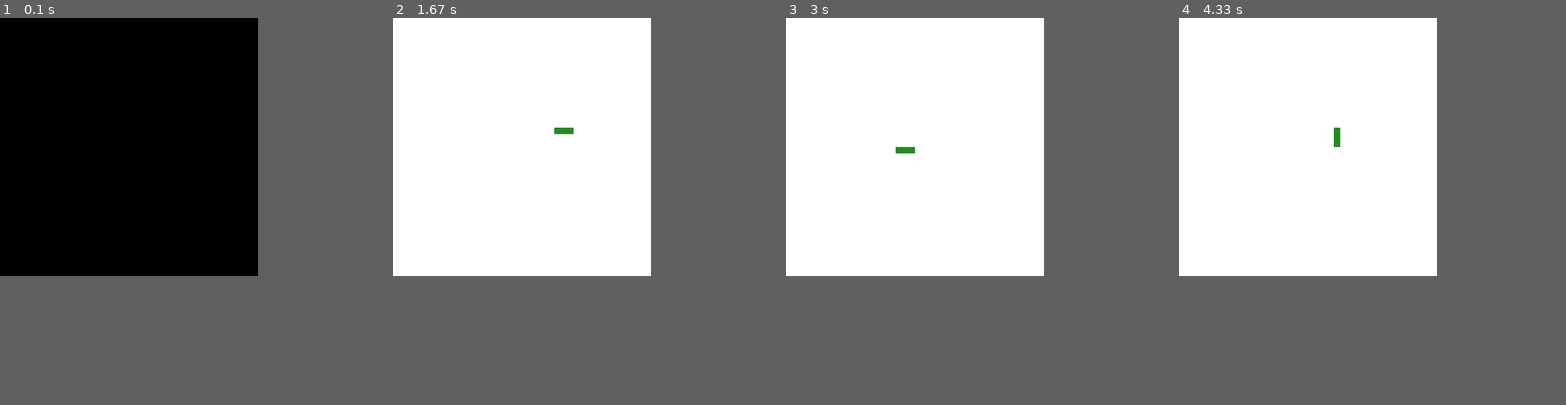
Above: before the commit, frames 1-4 (left to right).
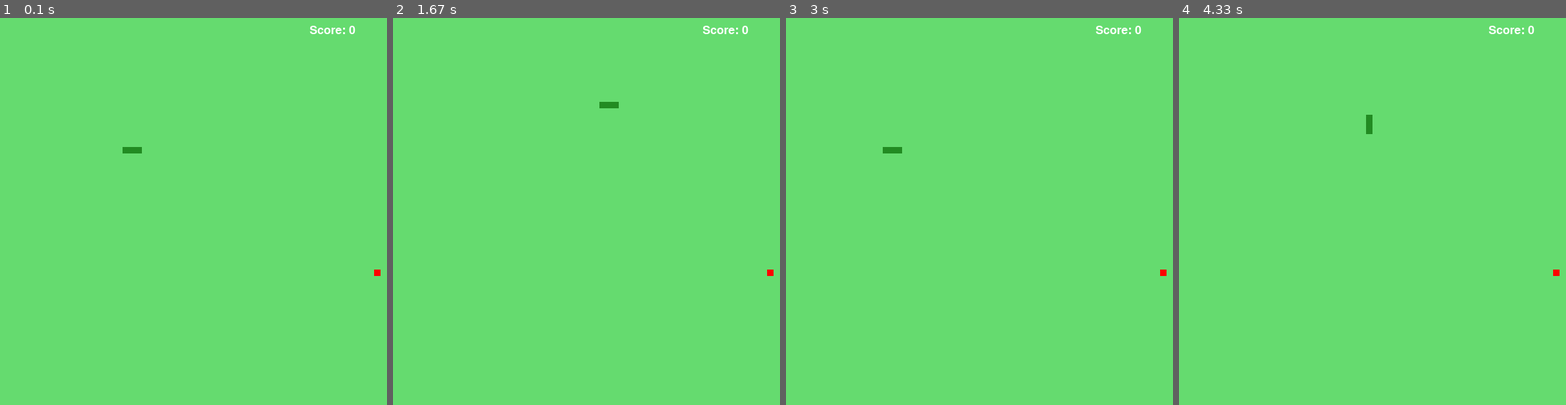
Above: after the commit, the same moments.

Repository: fernandayukimi/projeto_pygame
Game: pygame game, started from jogador2.py
The game is run twice, just before and just after one commit, with the same random seed, the same clock (stepped at 60 frames per second) and the same inputs.
Inputs:
- Up to frame 1 (0.1 s): no input
- Up to frame 2 (1.67 s): hold Right 0.33-0.8 s; hold Up 0.83-1.13 s; hold Right 1.17-1.63 s
- Up to frame 3 (3 s): hold Left 1.67-2.2 s; hold Down 2.23-2.53 s; hold Left 2.57-2.97 s
- Up to frame 4 (4.33 s): hold Up 3-3.37 s; hold Right 3.4-4.03 s; hold Down from 4.07 s (still down)
In our replay, the window is 400x400 before the commit and 600x600 after it. These sizes can differ from the game's own. Grey fills any space a smaller window leaves; there, only what the larger window draws over its background counts as a difference.

The runs differ from the first frame. In frame 1, 45% of the frame differs, in the area x 0-99%, y 0-67%; in frame 2, 45%; in frame 3, 45%; in frame 4, 45%.

Commit message:
jogo atualizado

Diff:
--- a/jogador2.py
+++ b/jogador2.py
@@ -1,22 +1,29 @@
+#importações
 import pygame
 import random
 from pygame.locals import *
 
-'''def on_grid_random():
+
+#surgimento aleatorio das maçãs e colisão com a maçã
+def on_grid_random():
     x = random.randint(0,59)
     y = random.randint(0,59)
     return (x * 10, y * 10)
 def collision(c1, c2):
     return (c1 [0]== c2[0] and (c1[1] == c2[1]))
 
+
+
 UP = 0
 RIGHT = 1
 DOWN = 2
 LEFT = 3
 
-
+#skin do personagem: que no caso é um dragão
 pygame.init()
-screen = pygame.display.set_mode((600, 600))
+altura = 600
+largura = 600
+screen = pygame.display.set_mode((altura, largura))
 pygame.display.set_caption('dragao')
 
 
@@ -41,7 +48,7 @@
 
 game_over = False
 while not game_over:
-    Clock.tick(10)
+    Clock.tick(20)
     for event in pygame.event.get():
         if event.type == QUIT:
             pygame.quit()
@@ -59,7 +66,7 @@
         apple_pos = on_grid_random()
         dragao.append((0,0))
         score = score + 1
-    if dragao[0][0] == 600 or dragao[0][1] == 600 or dragao [0][0]< 0 or dragao [0][1] < 0:
+    if dragao[0][0] == largura or dragao[0][1] == largura or dragao [0][0]< 0 or dragao [0][1] < 0:
         game_over = True
         break
 
@@ -83,139 +90,26 @@
     if my_direction == LEFT:
         dragao[0] = (dragao[0][0]-10, dragao[0][1])
 
-    screen.fill((255,255,255))
+    screen.fill((101, 219, 111))
     screen.blit(apple, apple_pos)
-
-    for x in range(0,600,10):
-        pygame.draw.line(screen, (40,40,40), (x,0), (x, 600))
-    for y in range (0,600,10):
-        pygame.draw.line(screen, (40,40,40), (0,y), (600, y))
 
     score_font = font.render('Score: %s' % (score), True, (255,255,255))
     score_rect = score_font.get_rect()
-    score_rect.topleft = (600 - 120,10)
+    score_rect.topleft = (altura - 120,10)
     screen.blit(score_font,score_rect)
 
     for pos in dragao:
         screen.blit(dragao_skin,pos)
     pygame.display.update()
 
+#gameover
 while True:
-    game_over_font = pygame.font.Font('freesansbold.ttf', 75)
-    game_over_screen = game_over_font.render('Game Over', True, (0,0,0))
+    game_over_font = pygame.font.Font('freesansbold.ttf', 65)
+    game_over_screen = game_over_font.render('Game Over', True, (
+255, 255, 255
+))
     game_over_rect = game_over_screen.get_rect()
-    game_over_rect.midtop = (600 / 2, 10)
-    screen.blit(game_over_screen, game_over_rect)
-    pygame.display.update()
-    pygame.time.wait(500)
-    while True:
-        for event in pygame.event.get():
-            if event.type == QUIT:
-                pygame.quit()
-                exit()'''
-
-import pygame
-import random
-from pygame.locals import *
-
-def on_grid_random():
-    x = random.randint(0,59)
-    y = random.randint(0,59)
-    return (x * 10, y * 10)
-def collision(c1, c2):
-    return (c1 [0]== c2[0] and (c1[1] == c2[1]))
-
-UP = 0
-RIGHT = 1
-DOWN = 2
-LEFT = 3
-
-
-pygame.init()
-screen = pygame.display.set_mode((400, 400))
-pygame.display.set_caption('dragao')
-
-
-dragao = [(200, 200), (210, 200), (220, 200)]
-dragao_skin = pygame.Surface((10, 10))
-dragao_skin.fill((34,139,34))
-
-#maçã
-apple_pos = on_grid_random()
-apple = pygame.Surface ((10,10))
-apple.fill((255,0,0))
-
-
-my_direction = LEFT
-
-
-Clock = pygame.time.Clock()
-
-
-font = pygame .font.Font('freesansbold.ttf', 18)
-score = 0
-
-game_over = False
-while not game_over:
-    Clock.tick(10)
-    for event in pygame.event.get():
-        if event.type == QUIT:
-            pygame.quit()
-            exit()
-        if event.type == KEYDOWN:
-            if event.key == K_UP:
-                my_direction = UP
-            if event.key == K_DOWN:
-                my_direction = DOWN
-            if event.key == K_LEFT:
-                my_direction = LEFT
-            if event.key == K_RIGHT:
-                my_direction = RIGHT
-    if collision (dragao[0], apple_pos):
-        apple_pos = on_grid_random()
-        dragao.append((0,0))
-        score = score + 1
-    if dragao[0][0] == 600 or dragao[0][1] == 600 or dragao [0][0]< 0 or dragao [0][1] < 0:
-        game_over = True
-        break
-
-    for i in range(1, len(dragao) -1):
-        if dragao[0][0] == dragao[i][0] and dragao[0][1]==dragao[i][1]:
-            game_over = True
-            break
-    if game_over:
-        break
-
-
-    for i in range (len(dragao) -1, 0, -1):
-        dragao[i] = (dragao[i - 1][0], dragao[i-1][1])
-
-    if my_direction == UP:
-        dragao[0] = (dragao[0][0], dragao[0][1]-10)
-    if my_direction == DOWN:
-        dragao[0] = (dragao[0][0], dragao[0][1]+10)
-    if my_direction == RIGHT:
-        dragao[0] = (dragao[0][0]+10, dragao[0][1])
-    if my_direction == LEFT:
-        dragao[0] = (dragao[0][0]-10, dragao[0][1])
-
-    screen.fill((255,255,255))
-    screen.blit(apple, apple_pos)
-
-    score_font = font.render('Score: %s' % (score), True, (255,0,0))
-    score_rect = score_font.get_rect()
-    score_rect.topleft = (600 - 120,10)
-    screen.blit(score_font,score_rect)
-
-    for pos in dragao:
-        screen.blit(dragao_skin,pos)
-    pygame.display.update()
-
-while True:
-    game_over_font = pygame.font.Font('freesansbold.ttf', 30)
-    game_over_screen = game_over_font.render('Game Over', True, (255,0,0))
-    game_over_rect = game_over_screen.get_rect()
-    game_over_rect.midtop = (500 / 2, 10)
+    game_over_rect.midtop = (altura / 2, 10)
     screen.blit(game_over_screen, game_over_rect)
     pygame.display.update()
     pygame.time.wait(500)
